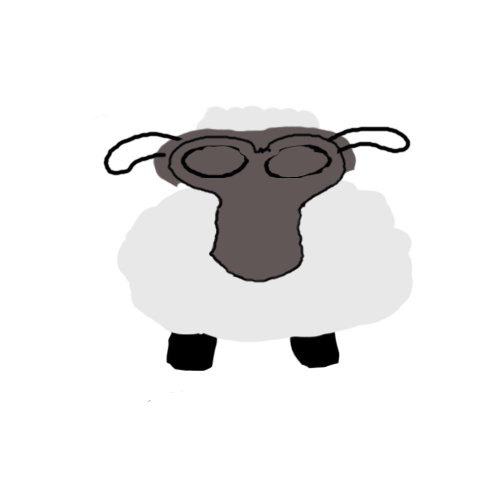
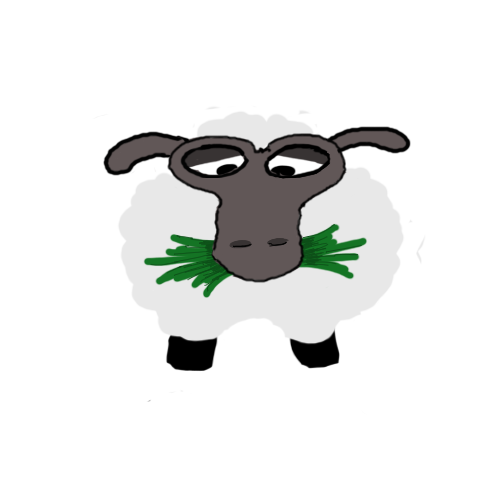
Layered file, before and after one edit (500 × 500). Changes by layer:
painted on "Layer 2" over [166,132,348,284]
removed layer "Head" over [166,132,348,284]
painted on "Head copy" over [104,125,411,262]
moved "eyes" above "weed", painted on it over [104,113,367,345]
painted on "weed" over [143,223,368,298]
painted on "wool" over [115,105,426,345]
painted on "foot" over [335,316,355,326]
